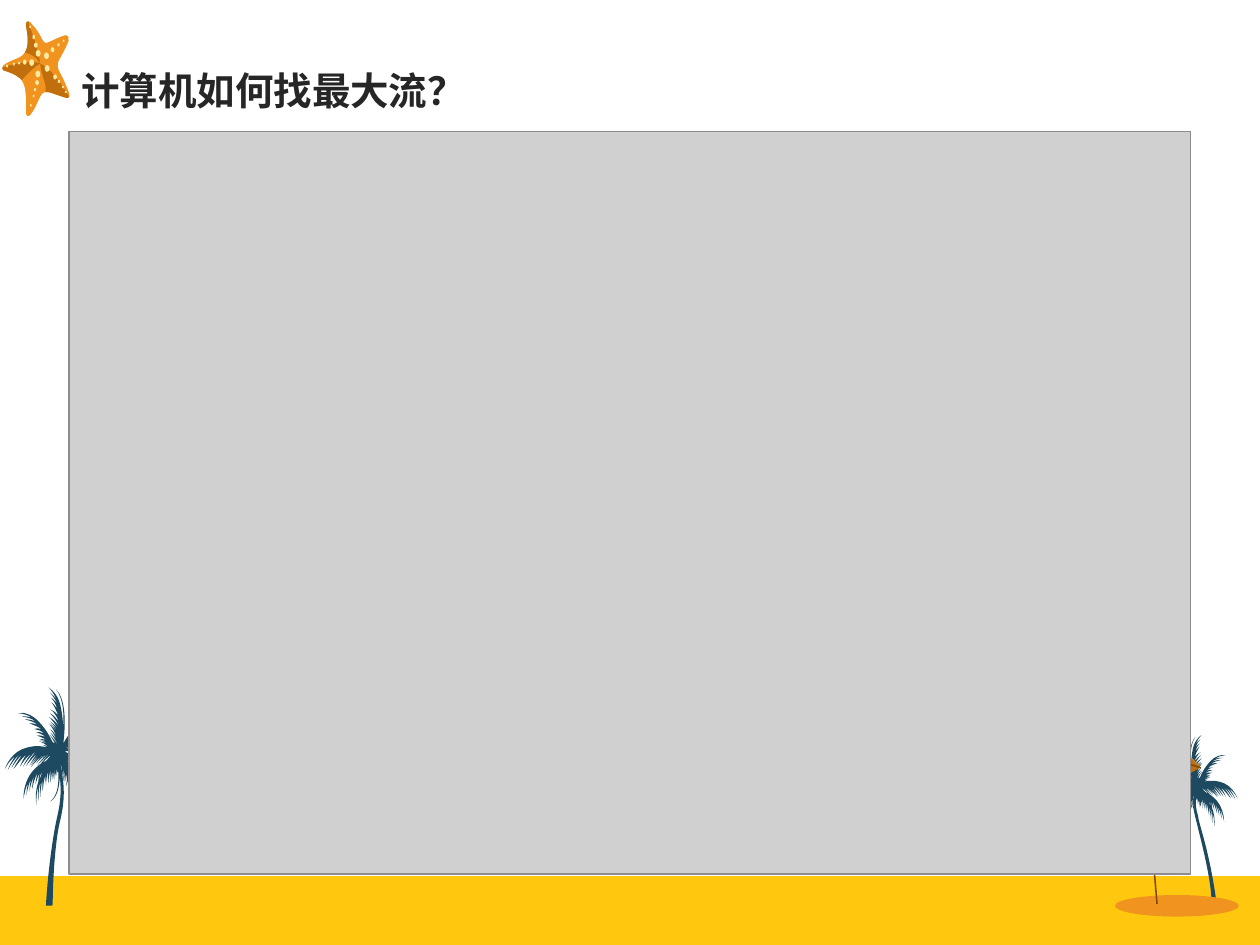
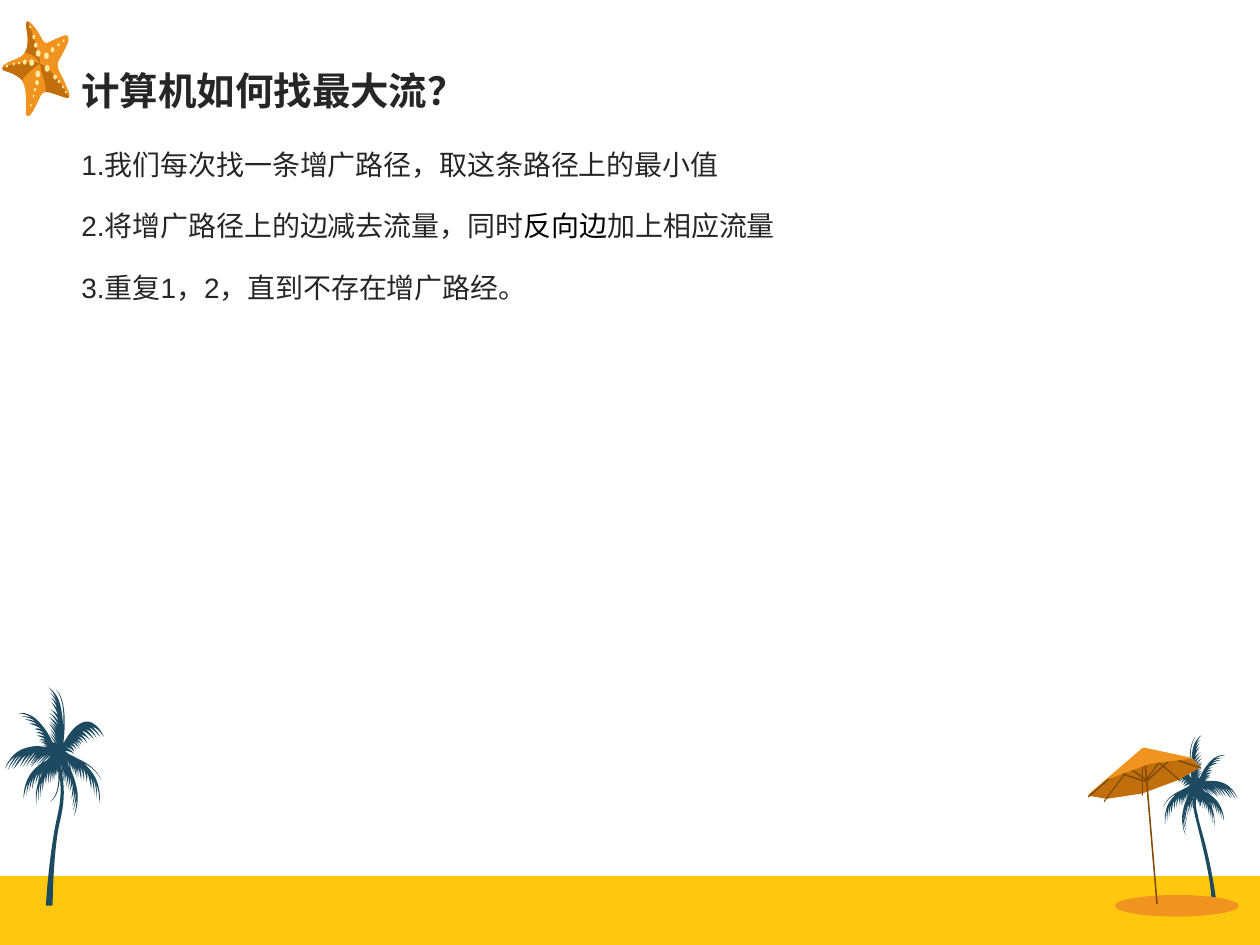
Before and after one commit to Sanzo00/ACM, a slide deck: slide 4 of report/最大流+费用流.ppt. Drawn at 1260x945 pixels with LibreOffice and Linux fonts; fonts in the diff are those of the drawing; grey boxes stand for pictures. Boxes give left, top, right and bottom in pixels: in the first picture for what was removed or moved away, otherwise in the second. Text is boxed around its words. In the diff, an @@ line names an element or a change of style, - is before the commit and + after.

```diff
--- a/report/最大流+费用流.ppt
+++ b/report/最大流+费用流.ppt
@@ picture removed at bbox=[69, 131, 1191, 873] @@
@@ text added at bbox=[81, 153, 775, 301], 16 pt, text #262626 @@
+1.我们每次找一条增广路径，取这条路径上的最小值
+2.将增广路径上的边减去流量，同时反向边加上相应流量
+3.重复1，2，直到不存在增广路经。
```
Also in this commit, not shown: 5 other slides changed, 1 slide added.
